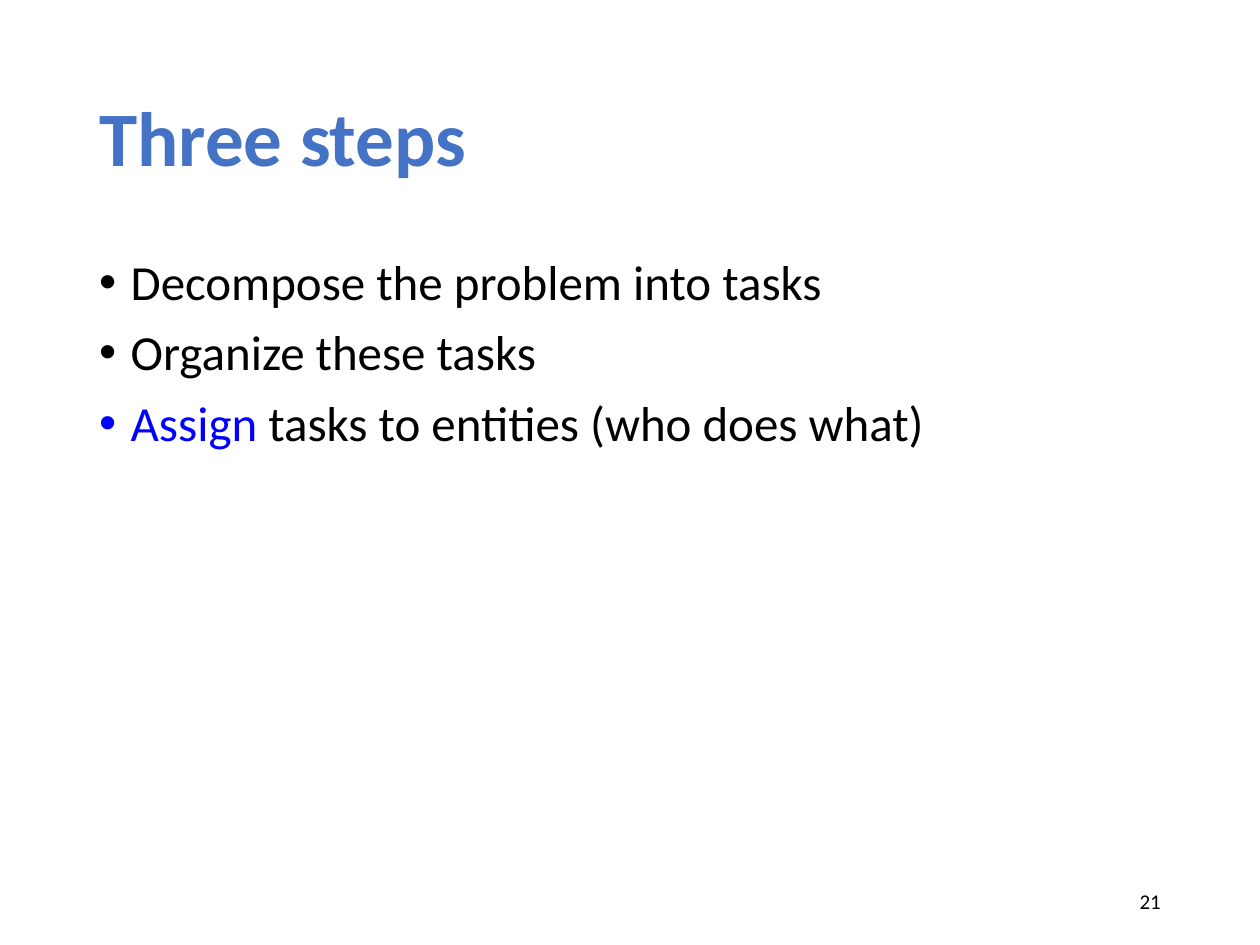
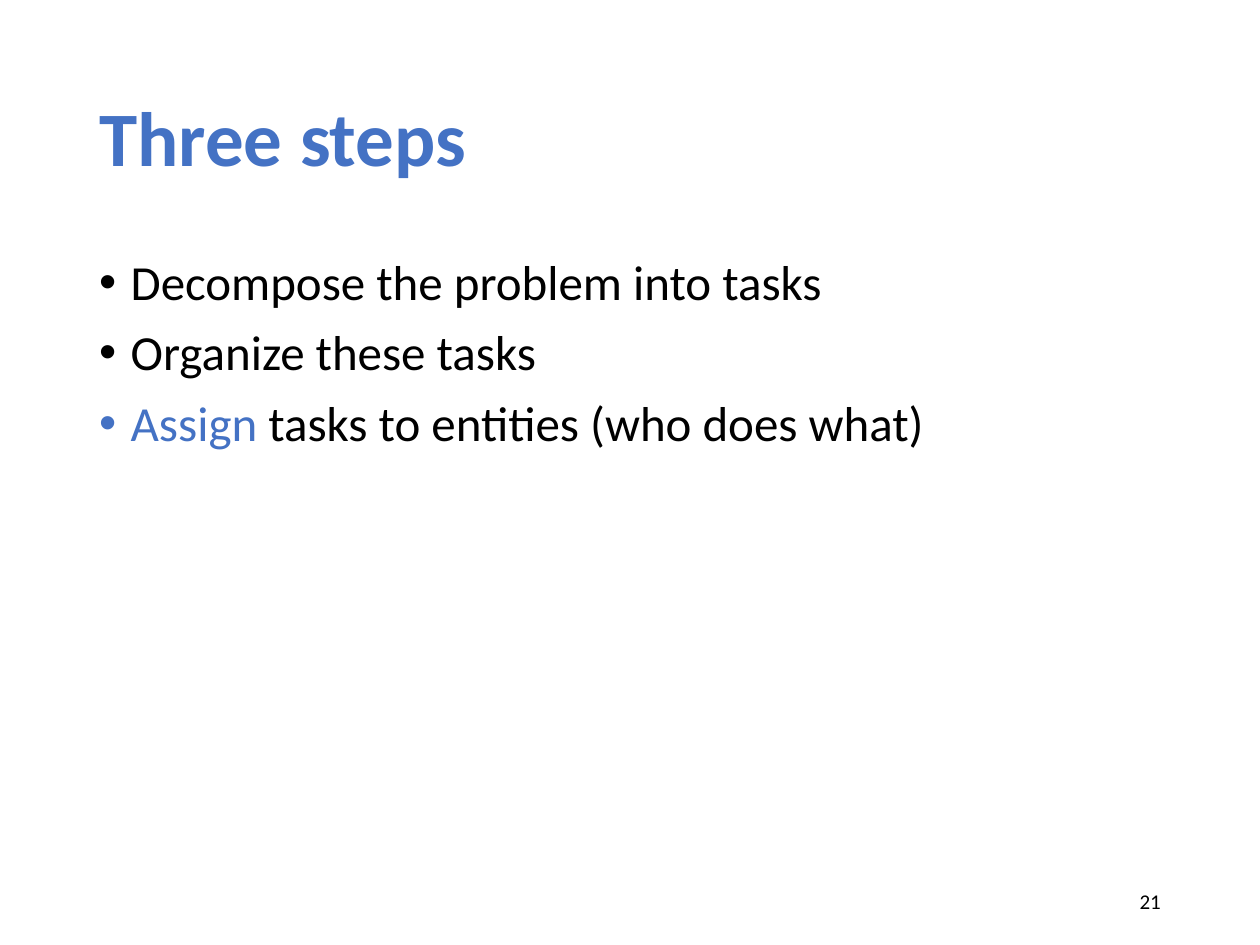
Before and after one commit to xinjin/course-net, a slide deck: slide 21 of slides/lec03_layering.pptx. Drawn at 1260x945 pixels with LibreOffice and Linux fonts; fonts in the diff are those of the drawing. Boxes give left, top, right and bottom in pixels: in the first picture for what was removed or moved away, otherwise in the second. Text is boxed around its words. In the diff, an @@ line names an element or a change of style, - is before the commit and + after.

```diff
--- a/slides/lec03_layering.pptx
+++ b/slides/lec03_layering.pptx
@@ text at (x1=131, y1=405, x2=924, y2=450): text colour #0000FF to #4472C4 in "Assign" @@
```
Also in this commit, not shown: 3 other slides changed, 1 slide added, 42 other files.
